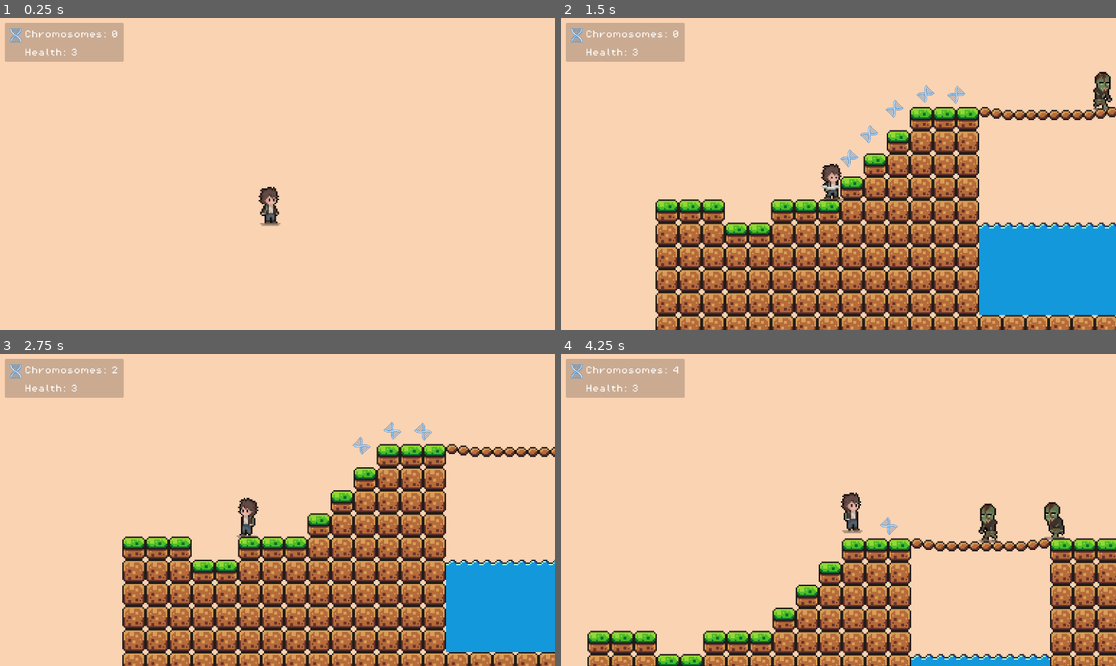
Above: before the commit, frames 1-4 (two rows, left to right).
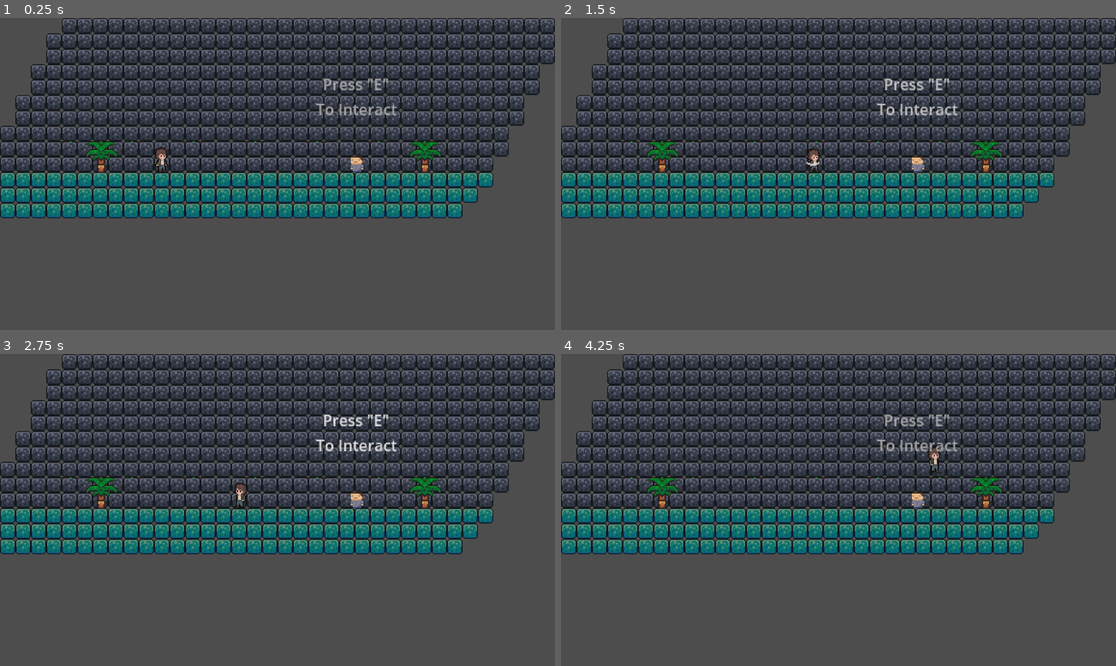
Above: after the commit, the same moments.

Repository: Tylefnx/super-autistic-bario
Game: Godot game, scene res://scenes/levels/intro.tscn
The game is run twice, just before and just after one commit, with the same random seed, the same clock (stepped at 60 frames per second) and the same inputs. Before the commit the project starts from res://scenes/levels/stage_1.tscn.
Inputs:
- Up to frame 1 (0.25 s): no input
- Up to frame 2 (1.5 s): tap E at 0.5, 1.25 s; hold Right (ui_right) from 0.53 s (still down); tap Space (attack) at 0.6, 1.35 s; tap Up (ui_up) at 0.77 s
- Up to frame 3 (2.75 s): tap Up (ui_up) at 1.52 s; tap E at 2 s; release Right (ui_right) at 2.03 s; hold Left (ui_left) from 2.03 s (still down); tap Space (attack) at 2.1 s
- Up to frame 4 (4.25 s): tap E at 2.75, 3.5 s; release Left (ui_left) at 2.78 s; hold Right (ui_right) from 2.78 s (still down); tap Space (attack) at 2.85, 3.6 s; tap Up (ui_up) at 3.02, 3.77 s

The runs differ from the first frame. In frame 1, 100% of the frame differs, in the area x 0-100%, y 0-100%; in frame 2, 100%; in frame 3, 100%; in frame 4, 100%.
Error after the commit: Parse Error: Expected an expression after "=". (res://scripts/intro.gd:18)

Commit message:
Intro scene animations

Diff:
--- a/project.godot
+++ b/project.godot
@@ -11,7 +11,7 @@
 [application]
 
 config/name="autistic bario"
-run/main_scene="res://scenes/levels/stage_1.tscn"
+run/main_scene="res://scenes/levels/intro.tscn"
 config/features=PackedStringArray("4.2", "Forward Plus")
 config/icon="res://icon.svg"
 
--- a/scenes/levels/intro.tscn
+++ b/scenes/levels/intro.tscn
@@ -1,10 +1,12 @@
-[gd_scene load_steps=28 format=3 uid="uid://cxiogrl13hiai"]
+[gd_scene load_steps=30 format=3 uid="uid://cxiogrl13hiai"]
 
 [ext_resource type="Texture2D" uid="uid://d0vfrpajf4jfr" path="res://assets/terrain/world_tileset.png" id="1_d5yxw"]
 [ext_resource type="Script" path="res://scripts/intro.gd" id="1_tjbml"]
 [ext_resource type="Texture2D" uid="uid://ga7h0y7f3ei7" path="res://assets/characters/muscle_man/RageTransformation.png" id="2_o3dke"]
 [ext_resource type="PackedScene" uid="uid://caiehwkd44ot4" path="res://scenes/characters/bario.tscn" id="3_4uc8s"]
-[ext_resource type="FontFile" uid="uid://b64gdmnwdocqu" path="res://assets/fonts/PixelOperator8-Bold.ttf" id="4_3po5v"]
+
+[sub_resource type="RectangleShape2D" id="RectangleShape2D_fso7x"]
+size = Vector2(10, 12)
 
 [sub_resource type="TileSetAtlasSource" id="TileSetAtlasSource_wphs8"]
 texture = ExtResource("1_d5yxw")
@@ -526,12 +528,55 @@
 [sub_resource type="CircleShape2D" id="CircleShape2D_qe0ss"]
 radius = 8.0
 
-[sub_resource type="LabelSettings" id="LabelSettings_2hn2f"]
-font = ExtResource("4_3po5v")
-font_size = 12
+[sub_resource type="Animation" id="Animation_r4vym"]
+resource_name = "interact"
+length = 4.0
+loop_mode = 1
+step = 0.25
+tracks/0/type = "value"
+tracks/0/imported = false
+tracks/0/enabled = true
+tracks/0/path = NodePath(".:self_modulate")
+tracks/0/interp = 1
+tracks/0/loop_wrap = false
+tracks/0/keys = {
+"times": PackedFloat32Array(0, 1, 2, 3, 4),
+"transitions": PackedFloat32Array(1, 1, 1, 1, 1),
+"update": 0,
+"values": [Color(0.540991, 0.54099, 0.54099, 1), Color(1, 1, 1, 1), Color(0.541176, 0.541176, 0.541176, 1), Color(1, 1, 1, 1), Color(1, 1, 1, 1)]
+}
+
+[sub_resource type="Animation" id="Animation_caiqd"]
+length = 0.001
+tracks/0/type = "value"
+tracks/0/imported = false
+tracks/0/enabled = true
+tracks/0/path = NodePath(".:self_modulate")
+tracks/0/interp = 1
+tracks/0/loop_wrap = true
+tracks/0/keys = {
+"times": PackedFloat32Array(0),
+"transitions": PackedFloat32Array(1),
+"update": 0,
+"values": [Color(1, 1, 1, 1)]
+}
+
+[sub_resource type="AnimationLibrary" id="AnimationLibrary_hivvn"]
+_data = {
+"RESET": SubResource("Animation_caiqd"),
+"interact": SubResource("Animation_r4vym")
+}
 
 [node name="intro" type="Node2D"]
 script = ExtResource("1_tjbml")
+
+[node name="Area2D" type="Area2D" parent="."]
+position = Vector2(24, -15)
+
+[node name="CollisionShape2D" type="CollisionShape2D" parent="Area2D"]
+z_index = 1
+position = Vector2(33, 7)
+shape = SubResource("RectangleShape2D_fso7x")
 
 [node name="elders_place_background" type="TileMap" parent="."]
 modulate = Color(0.556953, 0.556953, 0.556953, 1)
@@ -565,11 +610,19 @@
 position = Vector2(-120, -1)
 
 [node name="Label" type="Label" parent="."]
-offset_left = 55.0
-offset_top = -91.0
-offset_right = 151.0
-offset_bottom = -37.0
-text = "press
-  \"e\"
-to talk"
-label_settings = SubResource("LabelSettings_2hn2f")
+offset_left = 40.0
+offset_top = -105.0
+offset_right = 124.0
+offset_bottom = -30.0
+text = "Press \"E\"
+To Interact"
+horizontal_alignment = 1
+max_lines_visible = 2
+
+[node name="AnimationPlayer" type="AnimationPlayer" parent="Label"]
+libraries = {
+"": SubResource("AnimationLibrary_hivvn")
+}
+autoplay = "interact"
+
+[connection signal="body_entered" from="Area2D" to="." method="_on_area_2d_body_entered"]
--- a/scripts/intro.gd
+++ b/scripts/intro.gd
@@ -12,3 +12,7 @@
 # Called every frame. 'delta' is the elapsed time since the previous frame.
 func _process(delta):
 	pass
+
+
+func _on_area_2d_body_entered(body):
+	label.text =
